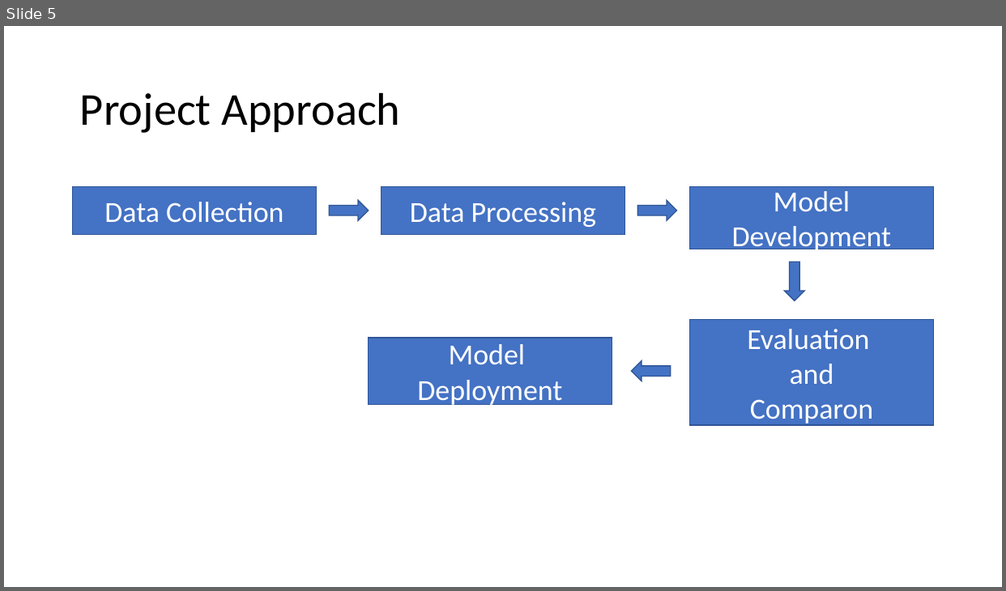
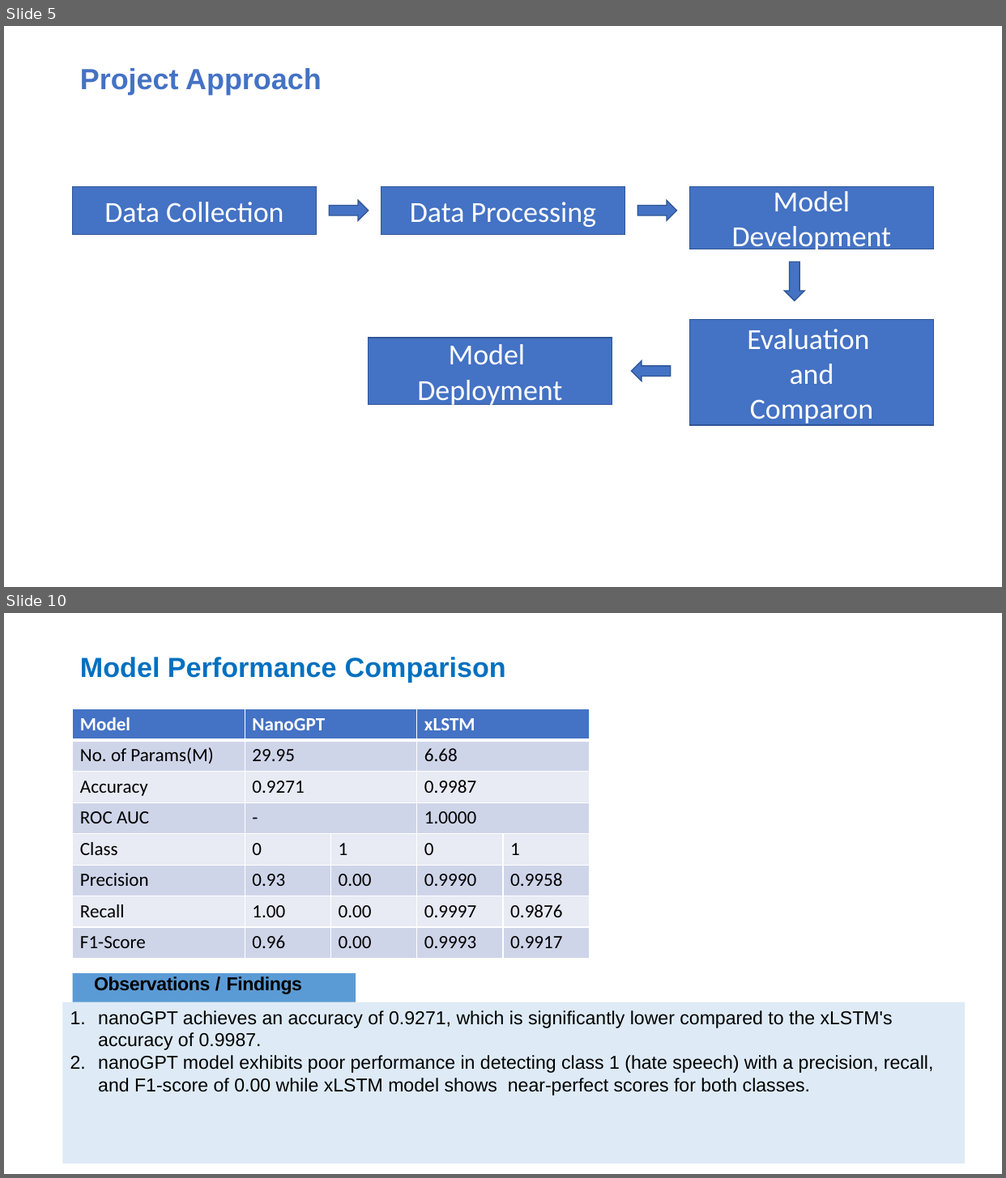
Before and after one commit to samson12193/xLSTM_Hate_Speech_Detector, a slide deck: Data Glacier Internship.pptx. Shown one above the other, each under a label of ours: slide 5 before the commit, slides 5 and 10 after it; the slides between them are not shown. The pictures are 1006x591 and 1006x1178 pixels, drawn with LibreOffice and Linux fonts; fonts in the diff are those of the drawing. Boxes give left, top, right and bottom in pixels: in the first picture for what was removed or moved away, otherwise in the second. Text is boxed around its words. In the diff, an @@ line names an element or a change of style, - is before the commit and + after.

```diff
--- a/Data Glacier Internship.pptx
+++ b/Data Glacier Internship.pptx
@@ slide 10 added at [4,613,1002,1174], background #FFFFFF @@
@@ title added at [80,657,506,683], 26.6 pt, text #0070C0, bold @@
+Model Performance Comparison
@@ table added at [73,709,590,958], 8 rows, 5 columns @@
+Model | NanoGPT |  | xLSTM | 
+No. of Params(M) | 29.95 |  | 6.68 | 
+Accuracy | 0.9271 |  | 0.9987 | 
+ROC AUC | - |  | 1.0000 | 
+Class | 0 | 1 | 0 | 1
+Precision | 0.93 | 0.00 | 0.9990 | 0.9958
+Recall | 1.00 | 0.00 | 0.9997 | 0.9876
+F1-Score | 0.96 | 0.00 | 0.9993 | 0.9917
@@ rectangle added at [73,973,356,1003], fill #5B9BD5, 18 pt, text #000000, bold @@
+Observations / Findings
@@ rectangle added at [62,1003,965,1164], fill #5B9BD5 at 20% opacity, 18 pt, text #000000 @@
+1. nanoGPT achieves an accuracy of 0.9271, which is significantly lower compared to the xLSTM's accuracy of 0.9987.
+2. nanoGPT model exhibits poor performance in detecting class 1 (hate speech) with a precision, recall, and F1-score of 0.00 while xLSTM model shows near-perfect scores for both classes.
@@ slide 5 changed as well @@
@@ title "Project Approach" at [80,68,321,95]: size 44 to 28 pt, font Calibri to Arial, text colour #000000 to #4472C4, bold on @@
```
Also in this commit, not shown: 6 other slides changed, 6 other slides added, 1 slide removed.
